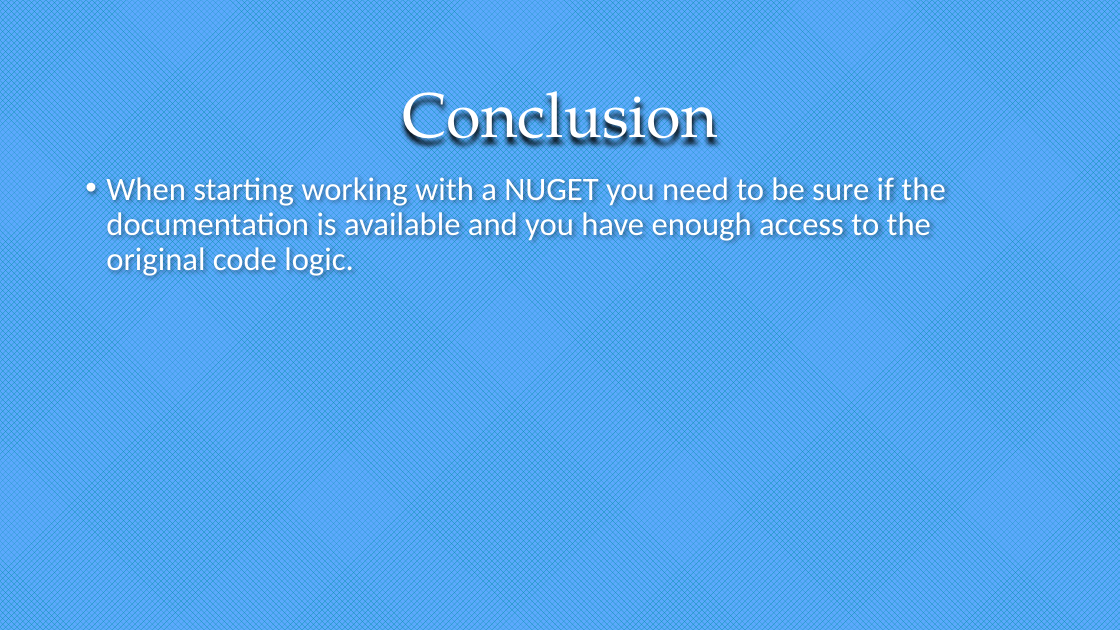
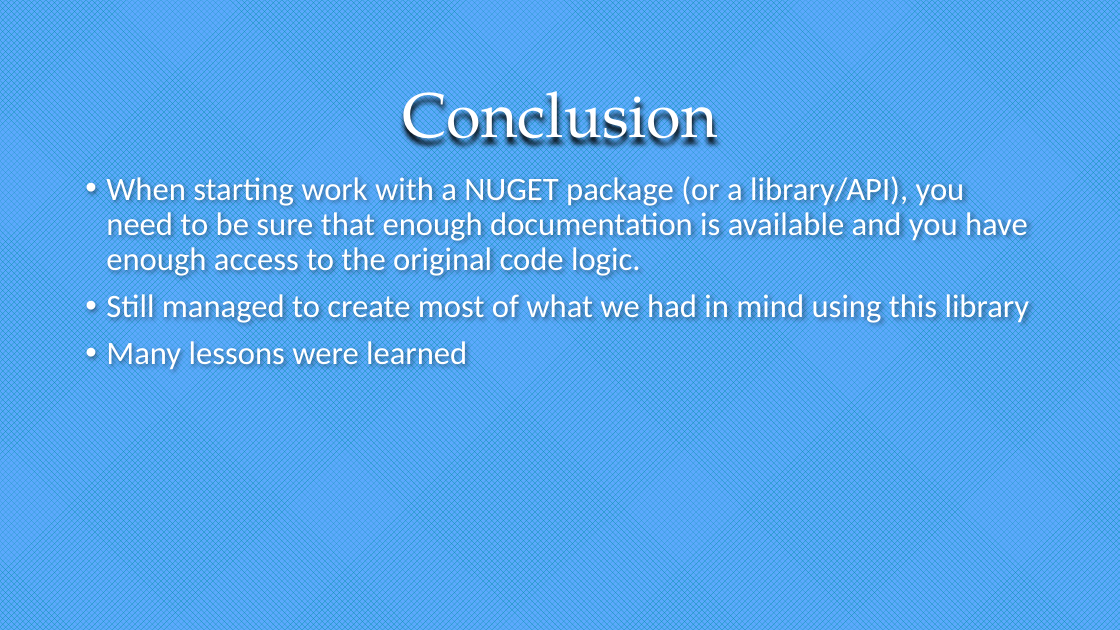
Before and after one commit to loritta/dotnetProject2018, a slide deck: slide 15 of Presentation.pptx. Drawn at 1120x630 pixels with LibreOffice and Linux fonts; fonts in the diff are those of the drawing. Boxes give left, top, right and bottom in pixels: in the first picture for what was removed or moved away, otherwise in the second. Text is boxed around its words. In the diff, an @@ line names an element or a change of style, - is before the commit and + after.

Commit message:
presentation conclusion

```diff
--- a/Presentation.pptx
+++ b/Presentation.pptx
@@ text at (x1=106, y1=175, x2=1030, y2=369): text changed @@
-• When starting working with a NUGET you need to be sure if the documentation is available and you have enough access to the original code logic.
+• When starting work with a NUGET package (or a library/API), you need to be sure that enough documentation is available and you have enough access to the original code logic.
+• Still managed to create most of what we had in mind using this library
+• Many lessons were learned
```
Also in this commit, not shown: 3 other files.
